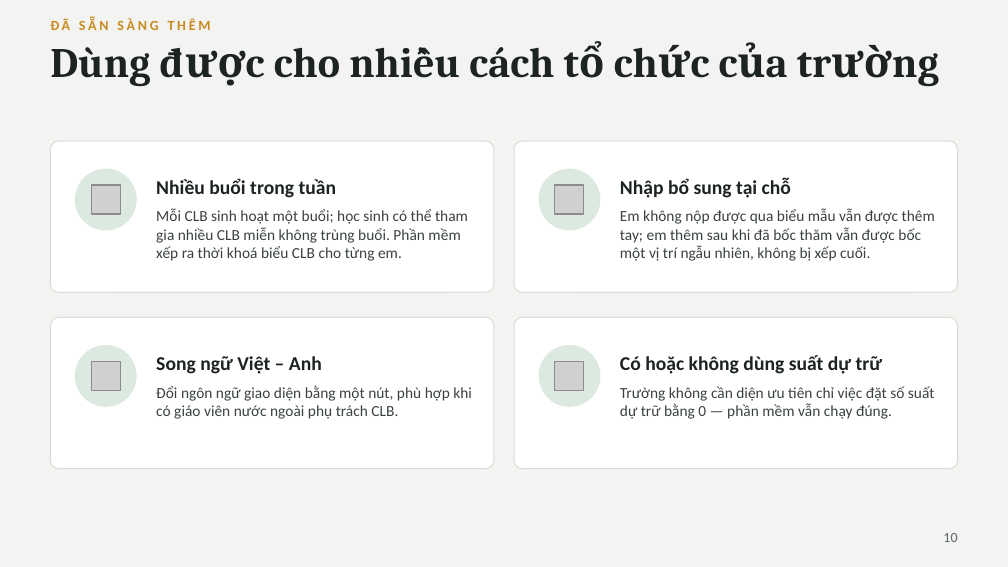
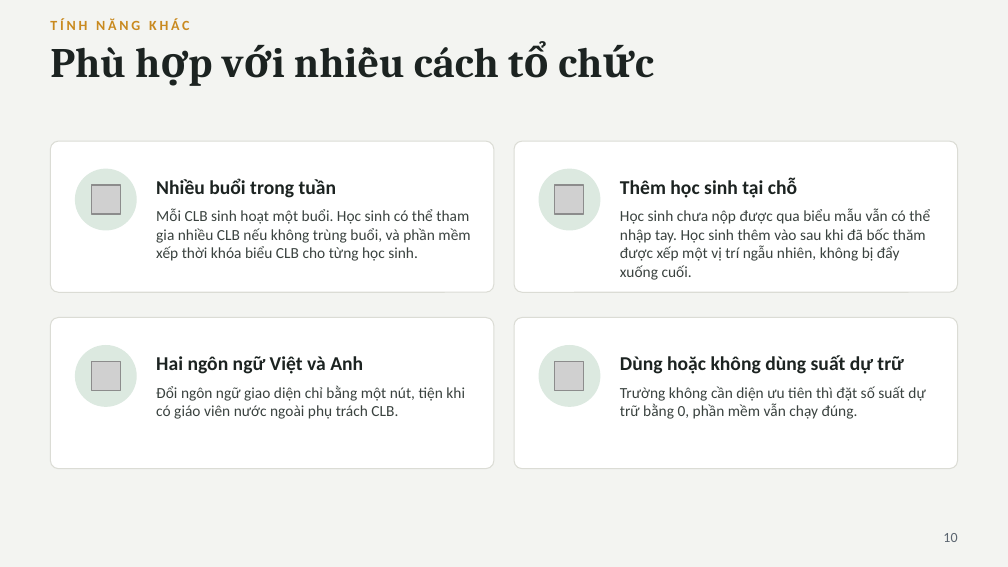
Before and after one commit to nguyenphanvantruong6969-arch/rbda-kiosk, a slide deck: slide 10 of TRINH_BAY_BAN_GIAM_HIEU.pptx. Drawn at 1008x567 pixels with LibreOffice and Linux fonts; fonts in the diff are those of the drawing; grey boxes stand for pictures. Boxes give left, top, right and bottom in pixels: in the first picture for what was removed or moved away, otherwise in the second. Text is boxed around its words. In the diff, an @@ line names an element or a change of style, - is before the commit and + after.

```diff
--- a/TRINH_BAY_BAN_GIAM_HIEU.pptx
+++ b/TRINH_BAY_BAN_GIAM_HIEU.pptx
@@ text at [50,18,190,30]: text changed @@
-ĐÃ SẴN SÀNG THÊM
+TÍNH NĂNG KHÁC
@@ text at [50,47,499,78]: text changed @@
-Dùng được cho nhiều cách tổ chức của trường
+Phù hợp với nhiều cách tổ chức
@@ text at [620,178,797,198]: text changed @@
-Nhập bổ sung tại chỗ
+Thêm học sinh tại chỗ
@@ text at [156,208,470,261]: text changed @@
-Mỗi CLB sinh hoạt một buổi; học sinh có thể tham gia nhiều CLB miễn không trùng buổi. Phần mềm xếp ra thời khoá biểu CLB cho từng em.
+Mỗi CLB sinh hoạt một buổi. Học sinh có thể tham gia nhiều CLB nếu không trùng buổi, và phần mềm xếp thời khóa biểu CLB cho từng học sinh.
@@ text at [620,208,930,280]: text changed @@
-Em không nộp được qua biểu mẫu vẫn được thêm tay; em thêm sau khi đã bốc thăm vẫn được bốc một vị trí ngẫu nhiên, không bị xếp cuối.
+Học sinh chưa nộp được qua biểu mẫu vẫn có thể nhập tay. Học sinh thêm vào sau khi đã bốc thăm được xếp một vị trí ngẫu nhiên, không bị đẩy xuống cuối.
@@ text at [156,356,363,374]: text changed @@
-Song ngữ Việt – Anh
+Hai ngôn ngữ Việt và Anh
@@ text at [620,355,903,374]: text changed @@
-Có hoặc không dùng suất dự trữ
+Dùng hoặc không dùng suất dự trữ
@@ text at [156,385,465,419]: text changed @@
-Đổi ngôn ngữ giao diện bằng một nút, phù hợp khi có giáo viên nước ngoài phụ trách CLB.
+Đổi ngôn ngữ giao diện chỉ bằng một nút, tiện khi có giáo viên nước ngoài phụ trách CLB.
@@ text at [620,386,925,419]: text changed @@
-Trường không cần diện ưu tiên chỉ việc đặt số suất dự trữ bằng 0 — phần mềm vẫn chạy đúng.
+Trường không cần diện ưu tiên thì đặt số suất dự trữ bằng 0, phần mềm vẫn chạy đúng.
```
Also in this commit, not shown: 10 other slides changed.
